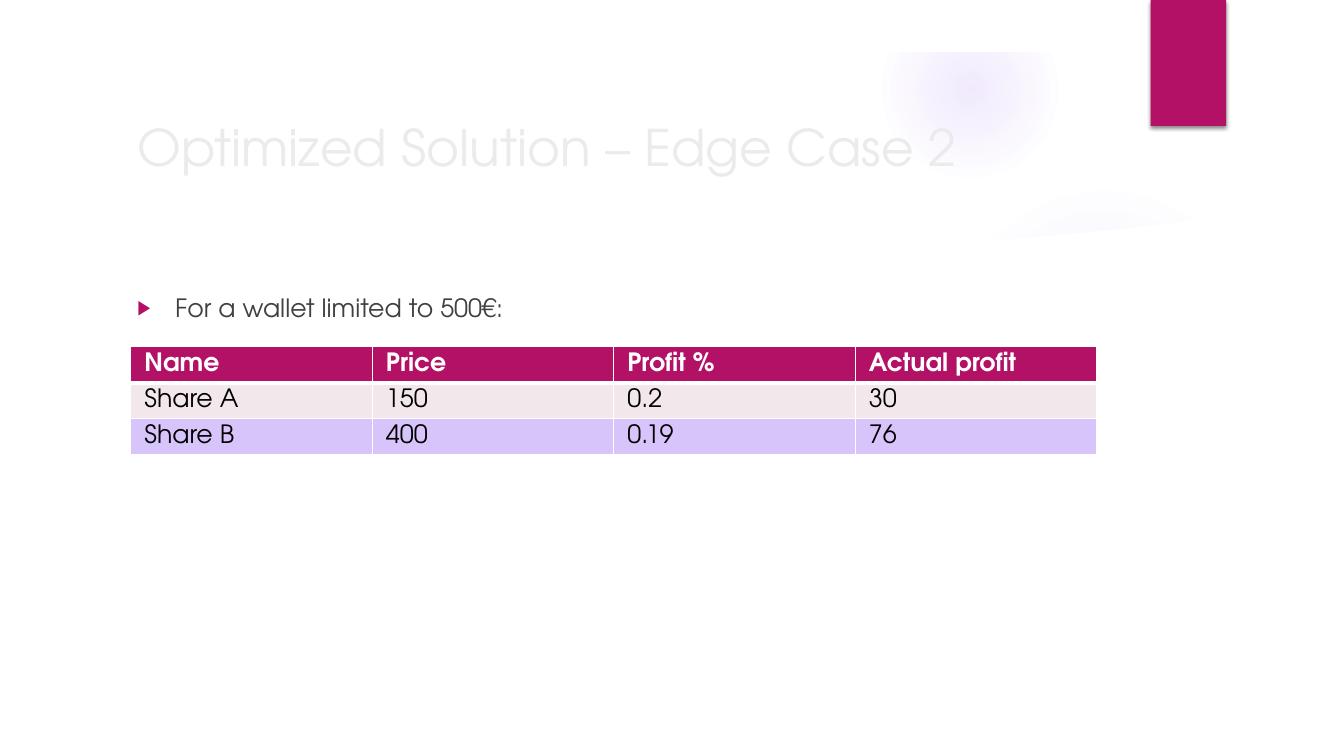
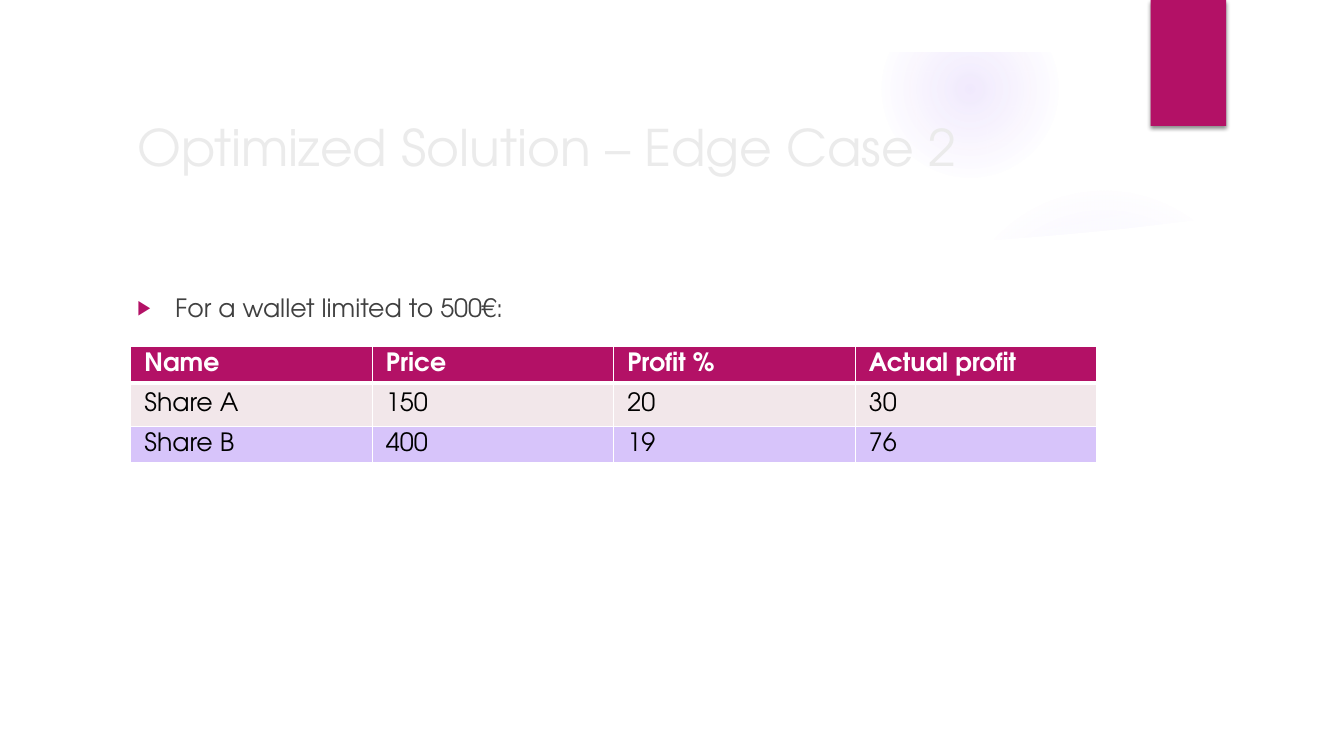
Before and after one commit to franfif/algoinvest-trade, a slide deck: slide 9 of Project7_Presentation.pptx. Drawn at 1344x756 pixels with LibreOffice and Linux fonts; fonts in the diff are those of the drawing; background and template pictures are left out. Boxes give left, top, right and bottom in pixels: in the first picture for what was removed or moved away, otherwise in the second. Text is boxed around its words. In the diff, an @@ line names an element or a change of style, - is before the commit and + after.

```diff
--- a/Project7_Presentation.pptx
+++ b/Project7_Presentation.pptx
@@ table at [131, 347, 1099, 476] @@
-row 2, column 3: 0.2
+row 2, column 3: 20
-row 3, column 3: 0.19
+row 3, column 3: 19
```
Also in this commit, not shown: 5 other slides changed.
